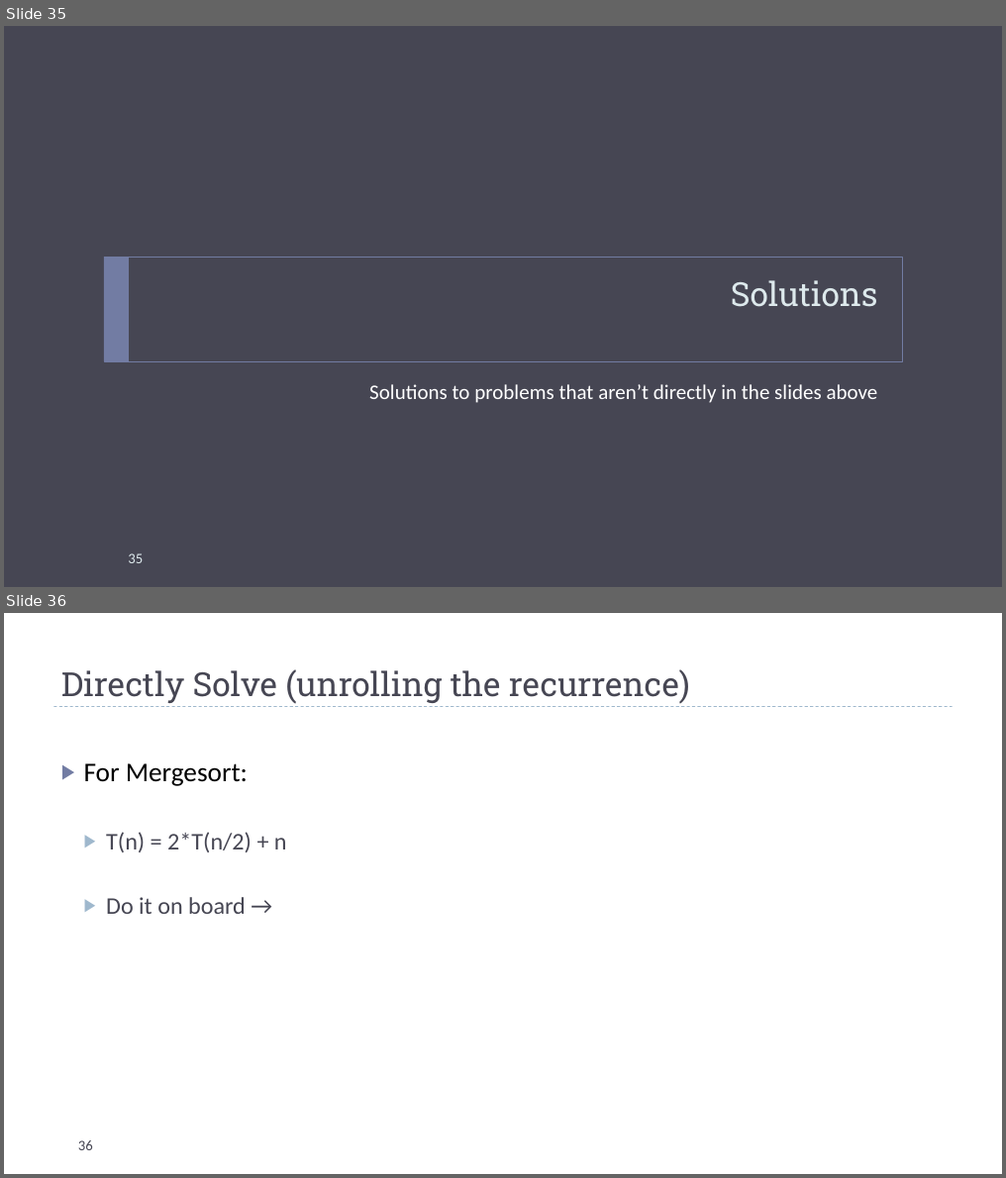
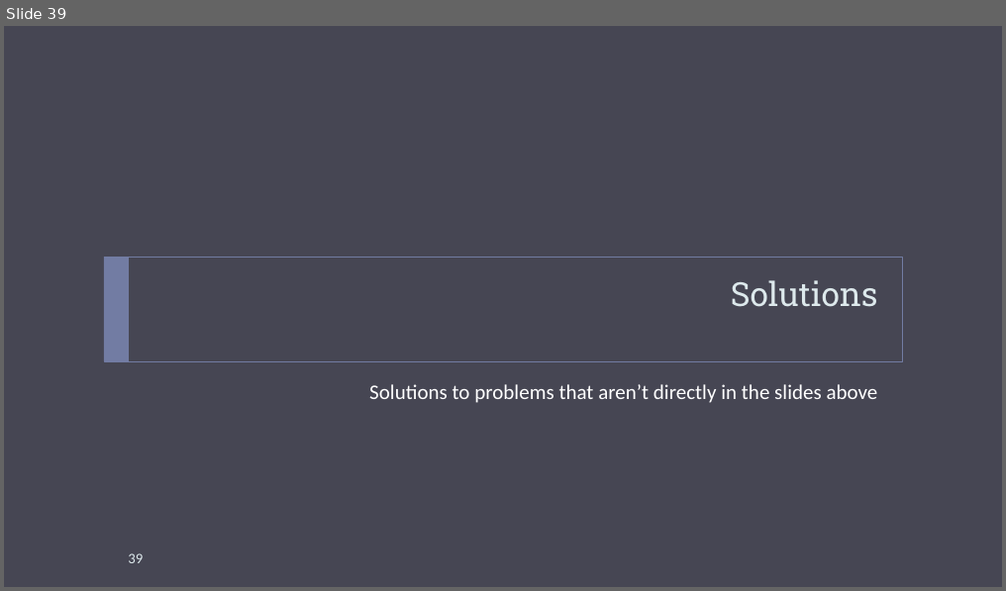
Before and after one commit to markfloryan/dsa2, a slide deck: slides/03-Recurrences.pptx. Shown one above the other, each under a label of ours: slides 35 and 36 before the commit, slide 39 after it. The pictures are 1006x1178 and 1006x591 pixels, drawn with LibreOffice and Linux fonts; fonts in the diff are those of the drawing. Boxes give left, top, right and bottom in pixels: in the first picture for what was removed or moved away, otherwise in the second. Text is boxed around its words. In the diff, an @@ line names an element or a change of style, - is before the commit and + after.

```diff
--- a/slides/03-Recurrences.pptx
+++ b/slides/03-Recurrences.pptx
@@ slide 36 removed at (4, 613, 1002, 1174), background #FFFFFF @@
@@ title removed at (61, 669, 690, 704) @@
-Directly Solve (unrolling the recurrence)
@@ line removed from (54, 707) to (952, 707) @@
@@ text removed at (84, 763, 287, 914) @@
-▶ For Mergesort:
-  ▶ T(n) = 2*T(n/2) + n
-  ▶ Do it on board →
@@ page number removed at (78, 1141, 93, 1151) @@
-36
@@ what was slide 35 is now slide 39 @@
@@ page number at (128, 554, 143, 564): text changed @@
-35
+39
```
Also in this commit, not shown: 5 slides changed, 2 other slides removed, 3 other files.
